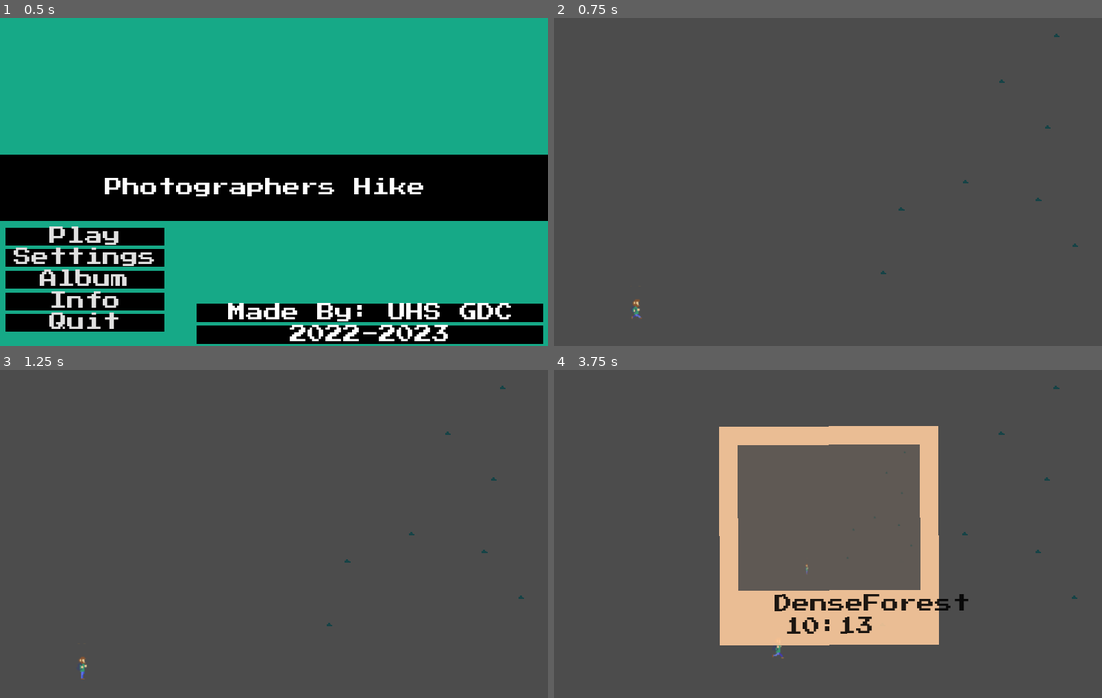
Above: before the commit, frames 1-4 (two rows, left to right).
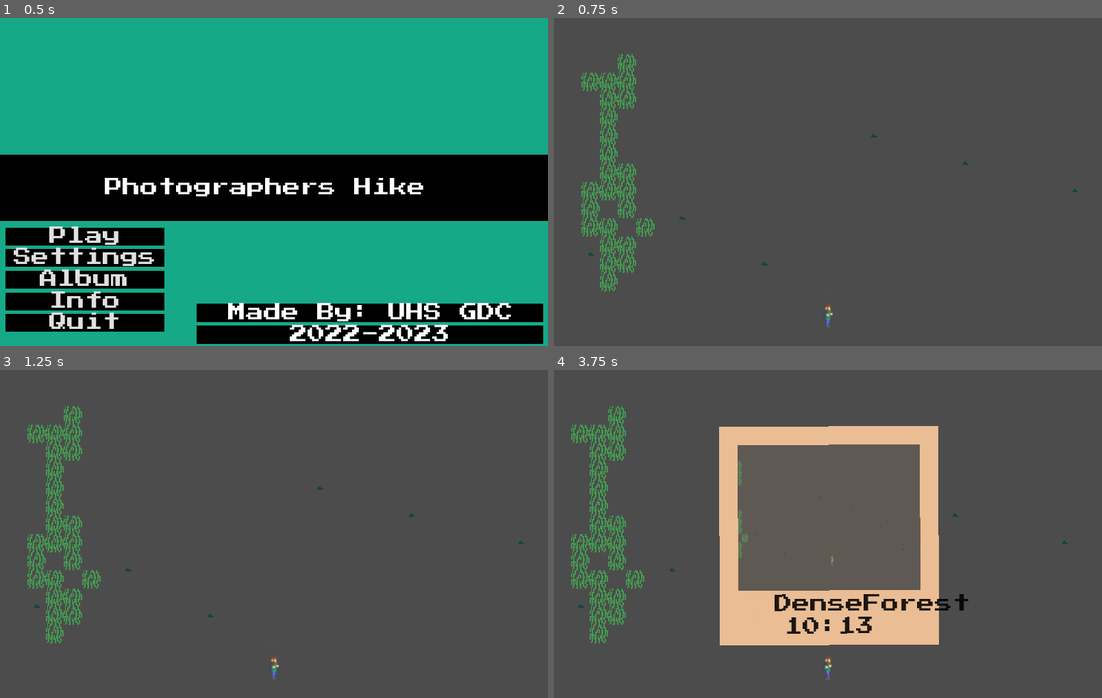
Above: after the commit, the same moments.

Repository: UHSGDC/Photographers-Hike
Game: Godot game, scene res://Game.tscn
Two runs of this game, one before a commit and one after it. Both use one fixed random seed, a clock stepped at 60 frames per second and the inputs below. The engine's default icon, where the game draws it, is replaced by a stand-in: a white triangle on a blue panel in a dark square.
Inputs (mouse positions are in pixels of both pictures, inside the frame that each line leads up to):
- Up to frame 1 (0.5 s): no input
- Up to frame 2 (0.75 s): click "Play" at 0.5 s
- Up to frame 3 (1.25 s): no input
- Up to frame 4 (3.75 s): tap Enter at 1.25 s; move the mouse to (948, 517) at 1.27 s; hold Ctrl (interact) 1.28-2.03 s; hold D (right) 1.28-2.78 s; tap Space (jump) at 1.52, 2.27 s; move the mouse to (718, 550) at 2.02 s; tap C (take_picture) at 2.1, 3.6 s; move the mouse to (882, 461) at 2.77 s; hold A (left) 2.78-3.53 s; hold Ctrl (interact) 2.78-3.53 s; move the mouse to (800, 599) at 3.52 s; hold D (right) from 3.53 s (still down)

Frame 1 is identical in both runs. In frame 2, 2.4% of the frame differs, in the area x 5-96%, y 4-95%; in frame 3, 2.4%; in frame 4, 2.5%, in the area x 3-96%, y 4-95%.

Commit message:
some more levels !

Diff:
--- a/PhotographersHike/Minigames/RockClimbing/RockClimbing.gd
+++ b/PhotographersHike/Minigames/RockClimbing/RockClimbing.gd
@@ -60,7 +60,6 @@
 
 	if player.is_on_floor() && !player.get_floor_angle():
 		exit_minigame()
-
 
 	player.velocity = player.move_and_slide(player.velocity, Vector2.UP)
 
--- a/PhotographersHike/World/World.tscn
+++ b/PhotographersHike/World/World.tscn
@@ -11,6 +11,8 @@
 [ext_resource path="res://World/LevelTileset.tres" type="TileSet" id=9]
 [ext_resource path="res://Minigames/RockClimbing/Rock.tscn" type="PackedScene" id=10]
 [ext_resource path="res://Minigames/RockClimbing/RockClimbing.tscn" type="PackedScene" id=11]
+[ext_resource path="res://Minigames/RockClimbing/Vine.tscn" type="PackedScene" id=12]
+[ext_resource path="res://Minigames/RockClimbing/VineManager.tscn" type="PackedScene" id=13]
 
 [sub_resource type="RectangleShape2D" id=14]
 extents = Vector2( 240, 144 )
@@ -31,7 +33,10 @@
 extents = Vector2( 560, 144 )
 
 [sub_resource type="RectangleShape2D" id=18]
-extents = Vector2( 176, 288 )
+extents = Vector2( 184, 288 )
+
+[sub_resource type="RectangleShape2D" id=19]
+extents = Vector2( 544, 144 )
 
 [node name="World" type="Node2D"]
 
@@ -135,7 +140,7 @@
 position = Vector2( -320, -576 )
 
 [node name="Position2D" type="Position2D" parent="DenseForest/Room2/Checkpoints" index="0"]
-position = Vector2( 144, 64 )
+position = Vector2( 464, 88 )
 
 [node name="CollisionShape2D" type="CollisionShape2D" parent="DenseForest/Room2"]
 shape = SubResource( 17 )
@@ -143,57 +148,188 @@
 [node name="RockClimbing" parent="DenseForest" instance=ExtResource( 11 )]
 position = Vector2( 40, -352 )
 
+[node name="VisibilityEnabler2D" parent="DenseForest/RockClimbing" index="0"]
+position = Vector2( -368, 0 )
+scale = Vector2( 2.84, 1 )
+
+[node name="CollisionShape2D" type="CollisionShape2D" parent="DenseForest/RockClimbing"]
+position = Vector2( -16, 176 )
+shape = SubResource( 18 )
+
+[node name="CollisionShape2D2" type="CollisionShape2D" parent="DenseForest/RockClimbing"]
+position = Vector2( -376, -224 )
+shape = SubResource( 19 )
+
 [node name="Rock" parent="DenseForest/RockClimbing/Rocks" index="0" instance=ExtResource( 10 )]
 position = Vector2( -136, 432 )
 
 [node name="Rock2" parent="DenseForest/RockClimbing/Rocks" index="1" instance=ExtResource( 10 )]
 position = Vector2( -120, 376 )
 
-[node name="Rock3" parent="DenseForest/RockClimbing/Rocks" index="2" instance=ExtResource( 10 )]
+[node name="Rock16" parent="DenseForest/RockClimbing/Rocks" index="2" instance=ExtResource( 10 )]
+position = Vector2( -184, 224 )
+
+[node name="Rock3" parent="DenseForest/RockClimbing/Rocks" index="3" instance=ExtResource( 10 )]
 position = Vector2( -64, 352 )
 
-[node name="Rock4" parent="DenseForest/RockClimbing/Rocks" index="3" instance=ExtResource( 10 )]
+[node name="Rock4" parent="DenseForest/RockClimbing/Rocks" index="4" instance=ExtResource( 10 )]
 position = Vector2( -32, 264 )
 
-[node name="Rock5" parent="DenseForest/RockClimbing/Rocks" index="4" instance=ExtResource( 10 )]
+[node name="Rock5" parent="DenseForest/RockClimbing/Rocks" index="5" instance=ExtResource( 10 )]
 position = Vector2( 0, 368 )
 
-[node name="Rock15" parent="DenseForest/RockClimbing/Rocks" index="5" instance=ExtResource( 10 )]
+[node name="Rock15" parent="DenseForest/RockClimbing/Rocks" index="6" instance=ExtResource( 10 )]
 position = Vector2( 32, 408 )
 
-[node name="Rock6" parent="DenseForest/RockClimbing/Rocks" index="6" instance=ExtResource( 10 )]
+[node name="Rock6" parent="DenseForest/RockClimbing/Rocks" index="7" instance=ExtResource( 10 )]
 position = Vector2( 8, 304 )
 
-[node name="Rock7" parent="DenseForest/RockClimbing/Rocks" index="7" instance=ExtResource( 10 )]
+[node name="Rock7" parent="DenseForest/RockClimbing/Rocks" index="8" instance=ExtResource( 10 )]
 position = Vector2( 16, 224 )
 
-[node name="Rock8" parent="DenseForest/RockClimbing/Rocks" index="8" instance=ExtResource( 10 )]
+[node name="Rock8" parent="DenseForest/RockClimbing/Rocks" index="9" instance=ExtResource( 10 )]
 position = Vector2( -120, 64 )
 
-[node name="Rock9" parent="DenseForest/RockClimbing/Rocks" index="9" instance=ExtResource( 10 )]
+[node name="Rock9" parent="DenseForest/RockClimbing/Rocks" index="10" instance=ExtResource( 10 )]
 position = Vector2( -80, -8 )
 
-[node name="Rock10" parent="DenseForest/RockClimbing/Rocks" index="10" instance=ExtResource( 10 )]
+[node name="Rock10" parent="DenseForest/RockClimbing/Rocks" index="11" instance=ExtResource( 10 )]
 position = Vector2( 56, 8 )
 
-[node name="Rock11" parent="DenseForest/RockClimbing/Rocks" index="11" instance=ExtResource( 10 )]
+[node name="Rock11" parent="DenseForest/RockClimbing/Rocks" index="12" instance=ExtResource( 10 )]
 position = Vector2( 112, -24 )
 
-[node name="Rock12" parent="DenseForest/RockClimbing/Rocks" index="12" instance=ExtResource( 10 )]
+[node name="Rock12" parent="DenseForest/RockClimbing/Rocks" index="13" instance=ExtResource( 10 )]
 position = Vector2( -32, 192 )
 
-[node name="Rock13" parent="DenseForest/RockClimbing/Rocks" index="13" instance=ExtResource( 10 )]
+[node name="Rock13" parent="DenseForest/RockClimbing/Rocks" index="14" instance=ExtResource( 10 )]
 position = Vector2( -96, 176 )
 
-[node name="Rock14" parent="DenseForest/RockClimbing/Rocks" index="14" instance=ExtResource( 10 )]
+[node name="Rock14" parent="DenseForest/RockClimbing/Rocks" index="15" instance=ExtResource( 10 )]
 position = Vector2( -136, 136 )
 
-[node name="CollisionShape2D" type="CollisionShape2D" parent="DenseForest/RockClimbing"]
-position = Vector2( -8, 176 )
-shape = SubResource( 18 )
+[node name="Rock17" parent="DenseForest/RockClimbing/Rocks" index="16" instance=ExtResource( 10 )]
+position = Vector2( 80, 88 )
+
+[node name="Rock18" parent="DenseForest/RockClimbing/Rocks" index="17" instance=ExtResource( 10 )]
+position = Vector2( -16, -160 )
+
+[node name="Rock19" parent="DenseForest/RockClimbing/Rocks" index="18" instance=ExtResource( 10 )]
+position = Vector2( -56, -216 )
+
+[node name="Rock20" parent="DenseForest/RockClimbing/Rocks" index="19" instance=ExtResource( 10 )]
+position = Vector2( -152, -240 )
+
+[node name="Rock21" parent="DenseForest/RockClimbing/Rocks" index="20" instance=ExtResource( 10 )]
+position = Vector2( -232, -264 )
+
+[node name="Rock22" parent="DenseForest/RockClimbing/Rocks" index="21" instance=ExtResource( 10 )]
+position = Vector2( -328, -152 )
+
+[node name="Rock23" parent="DenseForest/RockClimbing/Rocks" index="22" instance=ExtResource( 10 )]
+position = Vector2( -400, -192 )
+
+[node name="Rock24" parent="DenseForest/RockClimbing/Rocks" index="23" instance=ExtResource( 10 )]
+position = Vector2( -480, -160 )
+
+[node name="Rock25" parent="DenseForest/RockClimbing/Rocks" index="24" instance=ExtResource( 10 )]
+position = Vector2( -560, -144 )
+
+[node name="Rock26" parent="DenseForest/RockClimbing/Rocks" index="25" instance=ExtResource( 10 )]
+position = Vector2( -632, -208 )
+
+[node name="Rock27" parent="DenseForest/RockClimbing/Rocks" index="26" instance=ExtResource( 10 )]
+position = Vector2( -712, -312 )
+
+[node name="Rock31" parent="DenseForest/RockClimbing/Rocks" index="27" instance=ExtResource( 10 )]
+position = Vector2( -688, -232 )
+
+[node name="Rock28" parent="DenseForest/RockClimbing/Rocks" index="28" instance=ExtResource( 10 )]
+position = Vector2( -776, -248 )
+
+[node name="Rock29" parent="DenseForest/RockClimbing/Rocks" index="29" instance=ExtResource( 10 )]
+position = Vector2( -856, -296 )
+
+[node name="Rock30" parent="DenseForest/RockClimbing/Rocks" index="30" instance=ExtResource( 10 )]
+position = Vector2( -840, -184 )
+
+[node name="VineManager" parent="DenseForest" instance=ExtResource( 13 )]
+position = Vector2( -296, 80 )
+
+[node name="Vine" parent="DenseForest/VineManager" instance=ExtResource( 12 )]
+position = Vector2( -128, -744 )
+
+[node name="Vine2" parent="DenseForest/VineManager" instance=ExtResource( 12 )]
+position = Vector2( -128, -728 )
+
+[node name="Vine3" parent="DenseForest/VineManager" instance=ExtResource( 12 )]
+position = Vector2( -128, -712 )
+
+[node name="Vine22" parent="DenseForest/VineManager" instance=ExtResource( 12 )]
+position = Vector2( -144, -744 )
+
+[node name="Vine23" parent="DenseForest/VineManager" instance=ExtResource( 12 )]
+position = Vector2( -112, -648 )
+
+[node name="Vine24" parent="DenseForest/VineManager" instance=ExtResource( 12 )]
+position = Vector2( -112, -664 )
+
+[node name="Vine4" parent="DenseForest/VineManager" instance=ExtResource( 12 )]
+position = Vector2( -128, -696 )
+
+[node name="Vine5" parent="DenseForest/VineManager" instance=ExtResource( 12 )]
+position = Vector2( -112, -760 )
+
+[node name="Vine6" parent="DenseForest/VineManager" instance=ExtResource( 12 )]
+position = Vector2( -112, -744 )
+
+[node name="Vine7" parent="DenseForest/VineManager" instance=ExtResource( 12 )]
+position = Vector2( -112, -728 )
+
+[node name="Vine8" parent="DenseForest/VineManager" instance=ExtResource( 12 )]
+position = Vector2( -128, -680 )
+
+[node name="Vine9" parent="DenseForest/VineManager" instance=ExtResource( 12 )]
+position = Vector2( -128, -664 )
+
+[node name="Vine10" parent="DenseForest/VineManager" instance=ExtResource( 12 )]
+position = Vector2( -128, -616 )
+
+[node name="Vine11" parent="DenseForest/VineManager" instance=ExtResource( 12 )]
+position = Vector2( -128, -600 )
+
+[node name="Vine12" parent="DenseForest/VineManager" instance=ExtResource( 12 )]
+position = Vector2( -128, -648 )
+
+[node name="Vine21" parent="DenseForest/VineManager" instance=ExtResource( 12 )]
+position = Vector2( -144, -648 )
+
+[node name="Vine13" parent="DenseForest/VineManager" instance=ExtResource( 12 )]
+position = Vector2( -144, -632 )
+
+[node name="Vine14" parent="DenseForest/VineManager" instance=ExtResource( 12 )]
+position = Vector2( -144, -616 )
+
+[node name="Vine15" parent="DenseForest/VineManager" instance=ExtResource( 12 )]
+position = Vector2( -128, -584 )
+
+[node name="Vine16" parent="DenseForest/VineManager" instance=ExtResource( 12 )]
+position = Vector2( -128, -568 )
+
+[node name="Vine17" parent="DenseForest/VineManager" instance=ExtResource( 12 )]
+position = Vector2( -112, -632 )
+
+[node name="Vine18" parent="DenseForest/VineManager" instance=ExtResource( 12 )]
+position = Vector2( -112, -600 )
+
+[node name="Vine19" parent="DenseForest/VineManager" instance=ExtResource( 12 )]
+position = Vector2( -112, -584 )
+
+[node name="Vine20" parent="DenseForest/VineManager" instance=ExtResource( 12 )]
+position = Vector2( -96, -616 )
 
 [node name="PlatformingPlayer" parent="." instance=ExtResource( 2 )]
-position = Vector2( -520, -688 )
+position = Vector2( -440, -1248 )
 
 [node name="PlayerCamera" parent="." instance=ExtResource( 3 )]
 
Not shown: 1 places in PhotographersHike/World/World.tscn that only renumber resources
